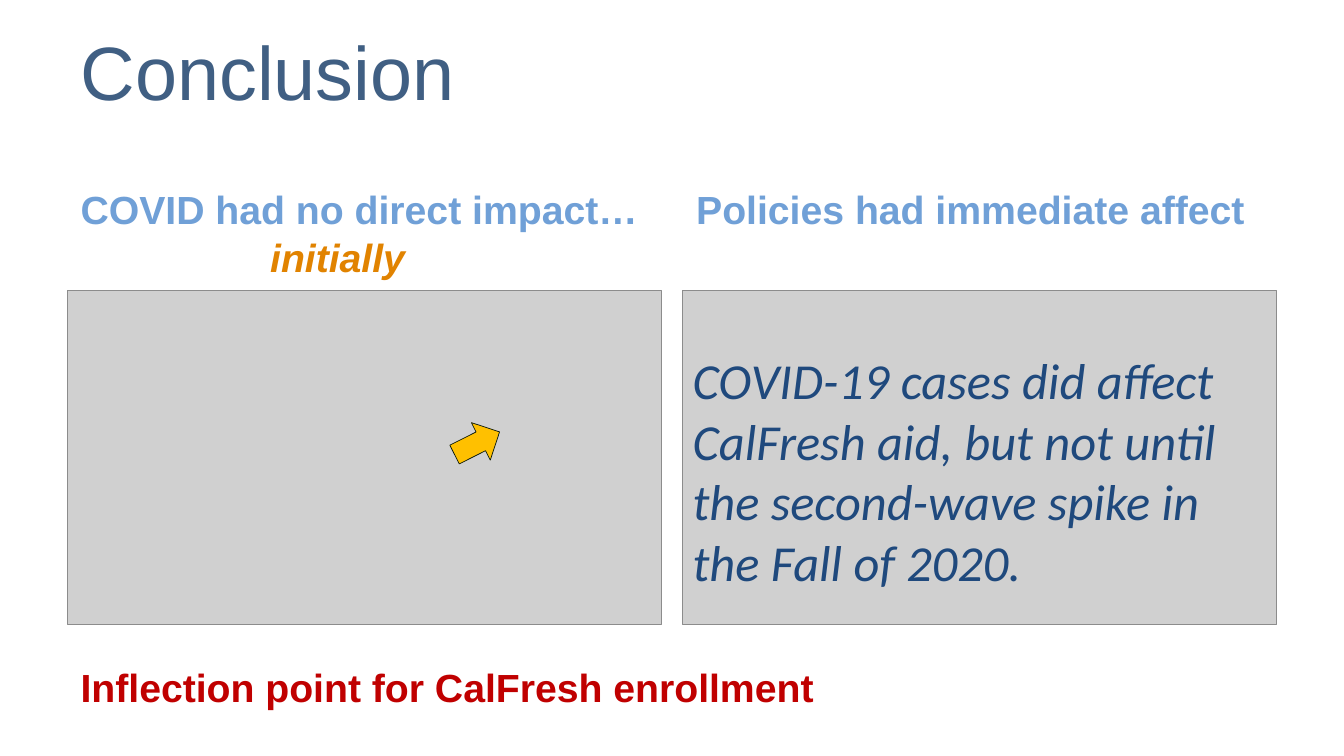
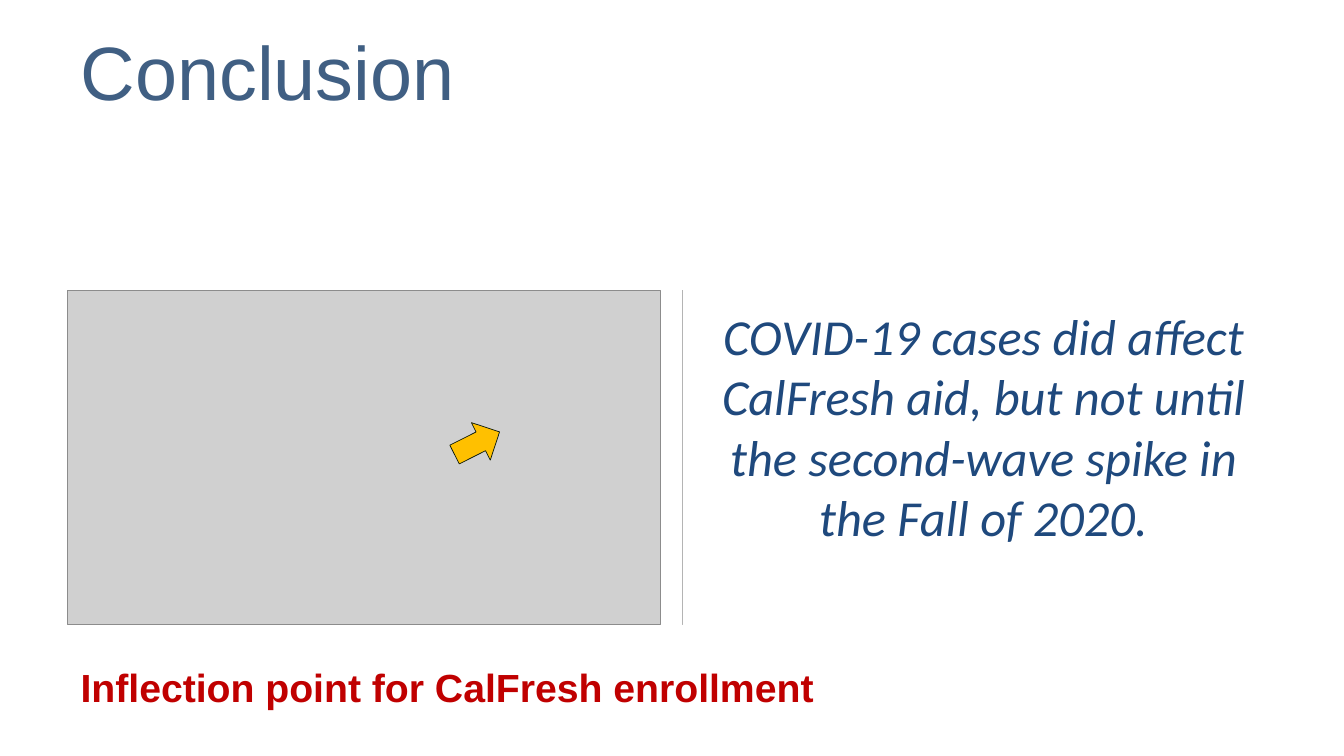
Before and after one commit to speedracer05/Covid_CalFresh, a slide deck: slide 10 of Presentation/Covid_CalFresh_v.01.pptx (slide 9 before the commit). Drawn at 1344x756 pixels with LibreOffice and Linux fonts; fonts in the diff are those of the drawing; grey boxes stand for pictures. Boxes give left, top, right and bottom in pixels: in the first picture for what was removed or moved away, otherwise in the second. Text is boxed around its words. In the diff, an @@ line names an element or a change of style, - is before the commit and + after.

Commit message:
Final presentation

```diff
--- a/Presentation/Covid_CalFresh_v.01.pptx
+++ b/Presentation/Covid_CalFresh_v.01.pptx
@@ text removed at box(81, 195, 637, 232) @@
-COVID had no direct impact…
@@ text "COVID-19 cases did affect CalFresh ...": place and size @@
-text "COVID-19 cases did affect CalFresh ..." at box(693, 364, 1215, 587)
+text "COVID-19 cases did affect CalFresh ..." at box(722, 320, 1245, 542)
@@ text "COVID-19 cases did affect CalFresh ..." at box(722, 320, 1245, 542): alignment left to centre; vertical alignment top to middle @@
@@ text removed at box(696, 195, 1245, 225) @@
-Policies had immediate affect
@@ text removed at box(270, 243, 405, 280) @@
-initially
```
Also in this commit, not shown: 1 slide added.
